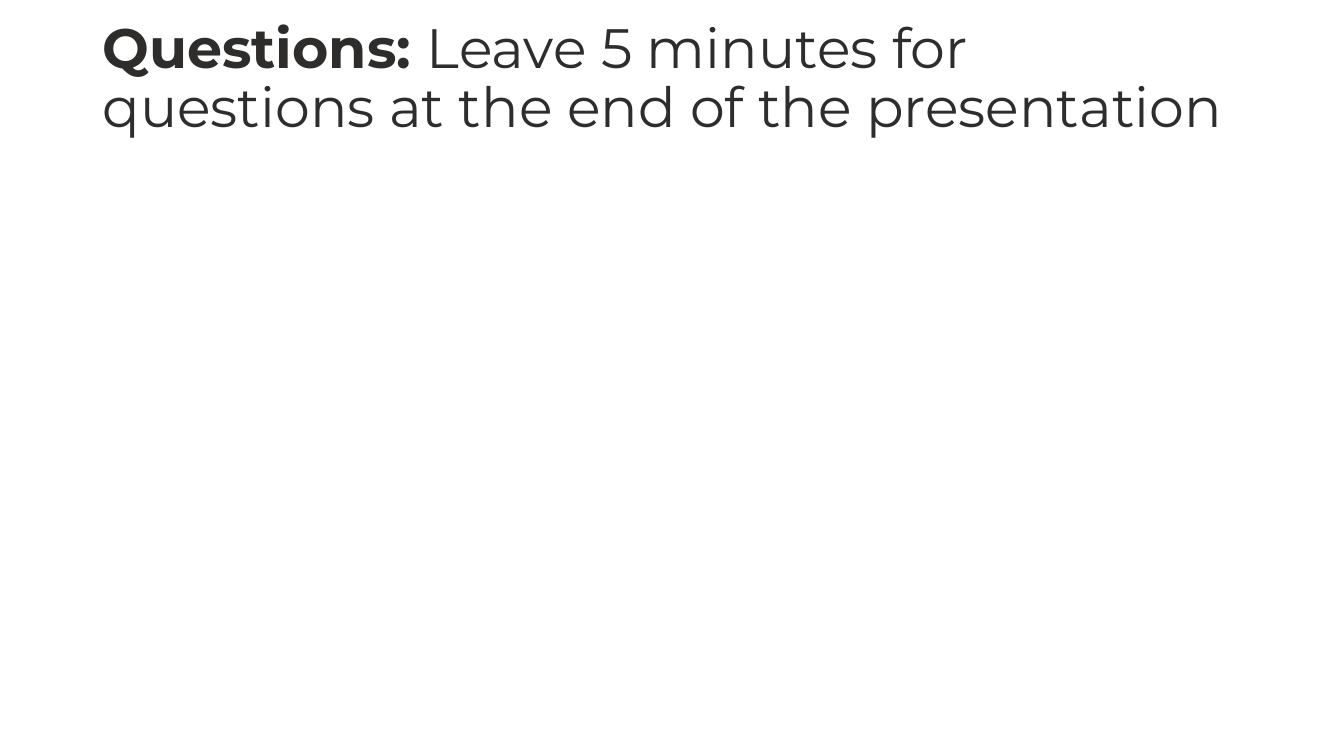
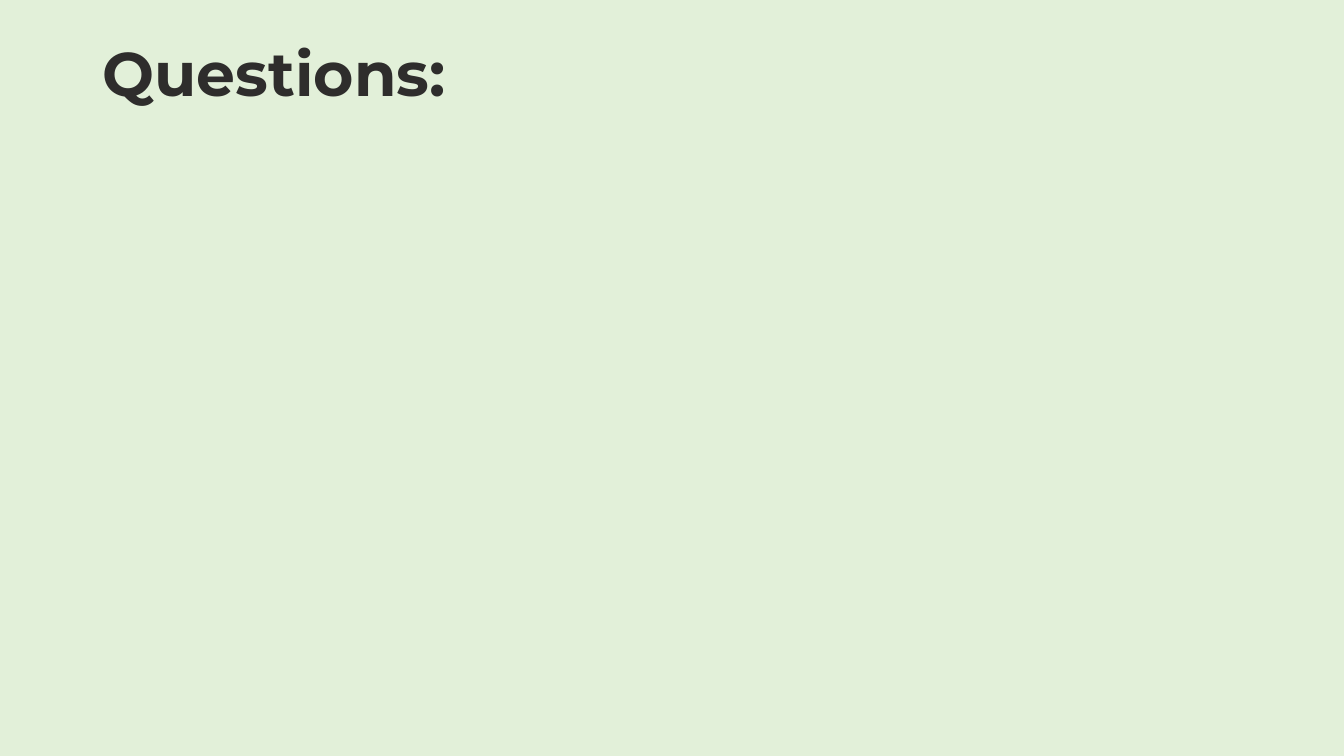
Before and after one commit to shivalasvegas/HobbyProject, a slide deck: slide 19 of PROJECT_FILES/hobbyProject_shefeltgood.pptx (slide 11 before the commit). Drawn at 1344x756 pixels with LibreOffice and Linux fonts; fonts in the diff are those of the drawing. Boxes give left, top, right and bottom in pixels: in the first picture for what was removed or moved away, otherwise in the second. Text is boxed around its words. In the diff, an @@ line names an element or a change of style, - is before the commit and + after.

```diff
--- a/PROJECT_FILES/hobbyProject_shefeltgood.pptx
+++ b/PROJECT_FILES/hobbyProject_shefeltgood.pptx
@@ background #FFFFFF to #E2F0D9 @@
@@ title at <box>102,47,445,106</box>: text changed; size 39.6 to 44 pt; bold on @@
-Questions: Leave 5 minutes for questions at the end of the presentation
+Questions:
```
Also in this commit, not shown: 4 other slides changed, 14 slides added, 8 slides removed, 51 other files.
